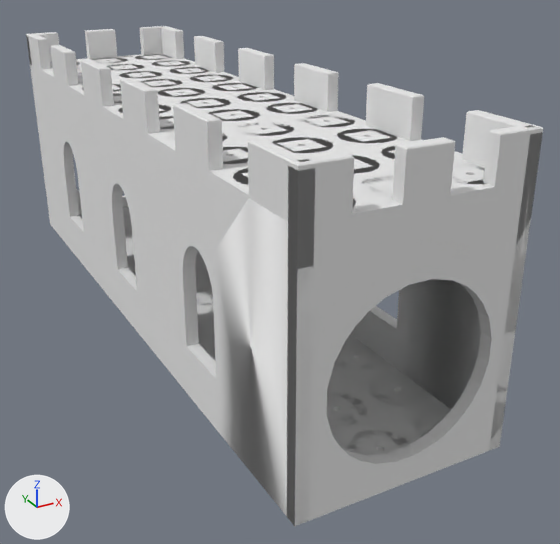
The OBJ model src/assets/castle-longer.obj: old version first, new version second.
Both versions are drawn from a 50 mm lens placed at (-4.88, -11.31, 6.0), pointed at (0.78, -1.02, 0.86). The axes (+X, +Y, +Z) are drawn at lower left. The lights are the same throughout. Where no turn or scale is listed for an object, it has been applied to the vertices. Vertices at the same position are counted once.

Script lines for the objects in view, before the commit:
```python
me_floor = bpy.data.meshes.new('floor')
me_floor.from_pydata(...)  # 6000 vertices, 6128 faces; spans x -1.5..1.5, y -5.5..5.49, z 0.0..3.53
me_floor.materials.append(mat_wood)  # white #e7e7e7
me_x_wall_x_wall = bpy.data.meshes.new('x-wall_X-wall')
me_x_wall_x_wall.from_pydata(...)  # 256 vertices, 256 faces; spans x -1.5..1.5, y -5.5..5.5, z 0.0..3.5
me_x_wall_x_wall.materials.append(mat_wood_wood4_jpg)  # its picture is missing
me_y_wall_out_y_door_001 = bpy.data.meshes.new('y-wall.out_y-door.001')
me_y_wall_out_y_door_001.from_pydata(...)  # 589 vertices, 646 faces; spans x -1.5..1.5, y -5.5..5.5, z 0.0..3.5
me_y_wall_out_y_door_001.materials.append(mat_wood)  # white #e7e7e7
ob_floor = bpy.data.objects.new('floor', me_floor)
ob_floor.location = (0.0, 0.0, 0.0)
ob_x_wall_x_wall = bpy.data.objects.new('x-wall_X-wall', me_x_wall_x_wall)
ob_x_wall_x_wall.location = (0.0, 0.0, 0.0)
ob_y_wall_out_y_door_001 = bpy.data.objects.new('y-wall.out_y-door.001', me_y_wall_out_y_door_001)
ob_y_wall_out_y_door_001.location = (0.0, 0.0, 0.0)
# also in view: 'y-wall-hat' at (0.0, 0.0, 3.8); 'x-wall-hat' at (0.0, 0.0, 3.8)
```
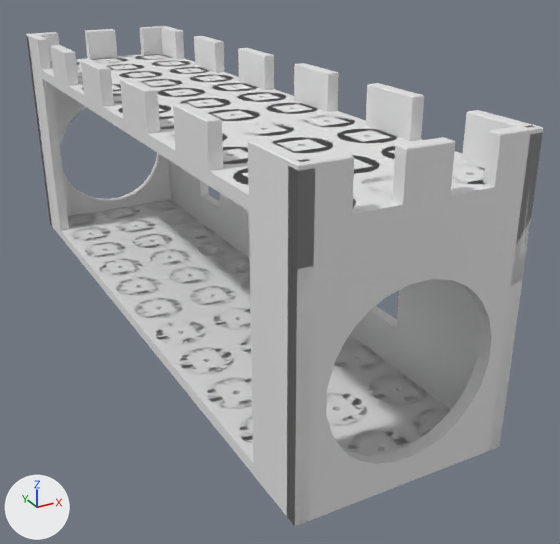
Location of each change, (x1, y1, x2, y2) in pixels of the pictures (560 x 544 px):
part 1 of me_y_wall_out_y_door_001, deleted
    before: (41, 71, 253, 474)

The change, as a list of edits to the scene's bpy script:
```text
Change me_y_wall_out_y_door_001:
    used by ob_y_wall_out_y_door_001; location = (0.0, 0.0, 0.0)
    remove me_y_wall_out_y_door_001.from_pydata(...)  # 589 vertices, 646 faces; spans x -1.5..1.5, y -5.5..5.5, z 0.0..3.5
    remove me_y_wall_out_y_door_001.materials.append(mat_wood)  # white #e7e7e7
    add me_y_wall_out_y_door_001.from_pydata(...)  # 304 vertices, 328 faces; spans x -1.5..1.5, y -5.5..5.5, z 0.0..3.5
    me_y_wall_out_y_door_001 part 1
    280 vertices are removed from x -1.5..-1.32, y -3.9..5.5, z 0.0..3.5
    311 faces are deleted
```
